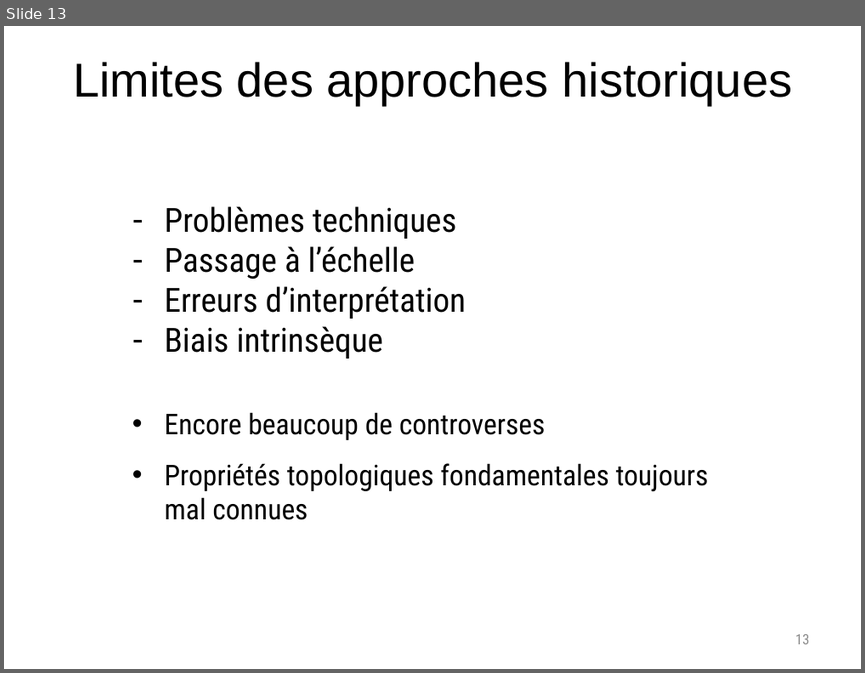
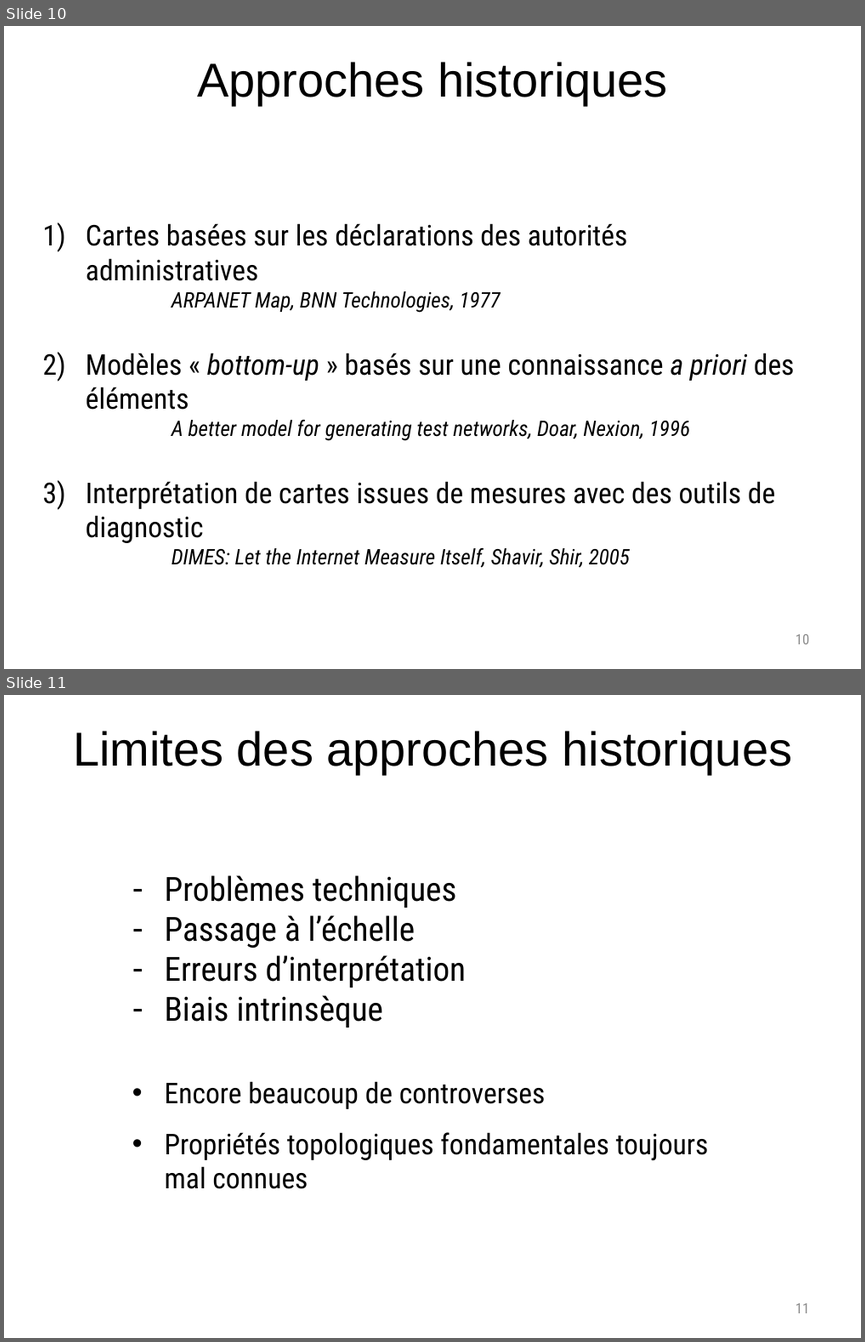
Before and after one commit to elierotenberg/my-thesis, a slide deck: slides.pptx. Shown one above the other, each under a label of ours: slide 13 before the commit, slides 10 and 11 after it. The pictures are 865x673 and 865x1342 pixels, drawn with LibreOffice and Linux fonts; fonts in the diff are those of the drawing. Boxes give left, top, right and bottom in pixels: in the first picture for what was removed or moved away, otherwise in the second. Text is boxed around its words. In the diff, an @@ line names an element or a change of style, - is before the commit and + after.

```diff
--- a/slides.pptx
+++ b/slides.pptx
@@ slide 10 added at [4,26,861,669], background #FFFFFF @@
@@ title added at [197,62,668,105], 40 pt, text #000000 @@
+Approches historiques
@@ text added at [86,223,794,567], 24 pt, text #000000 @@
+1) Cartes basées sur les déclarations des autorités administratives
+      ARPANET Map, BNN Technologies, 1977
+2) Modèles « bottom-up » basés sur une connaissance a priori des éléments
+      A better model for generating test networks, Doar, Nexion, 1996
+3) Interprétation de cartes issues de mesures avec des outils de diagnostic
+      DIMES: Let the Internet Measure Itself, Shavir, Shir, 2005
@@ page number added at [795,634,810,644], 12 pt, text #8C8C8C @@
+10
@@ what was slide 13 is now slide 11 @@
@@ page number at [795,1303,810,1313]: text changed @@
-13
+11
```
Also in this commit, not shown: 4 slides changed, 5 other slides added, 1 other file.
